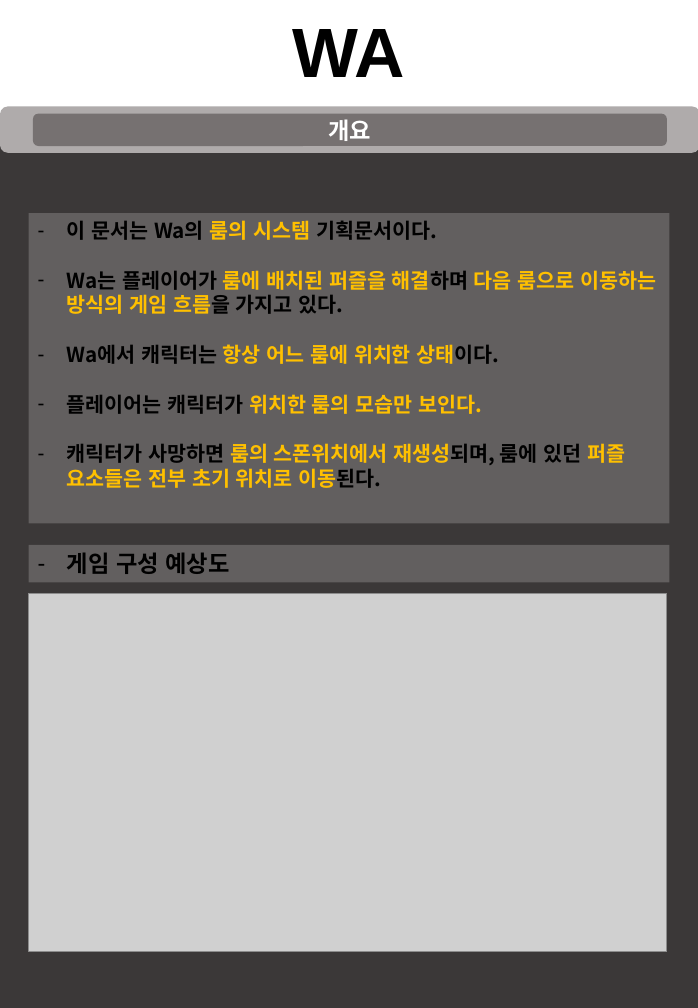
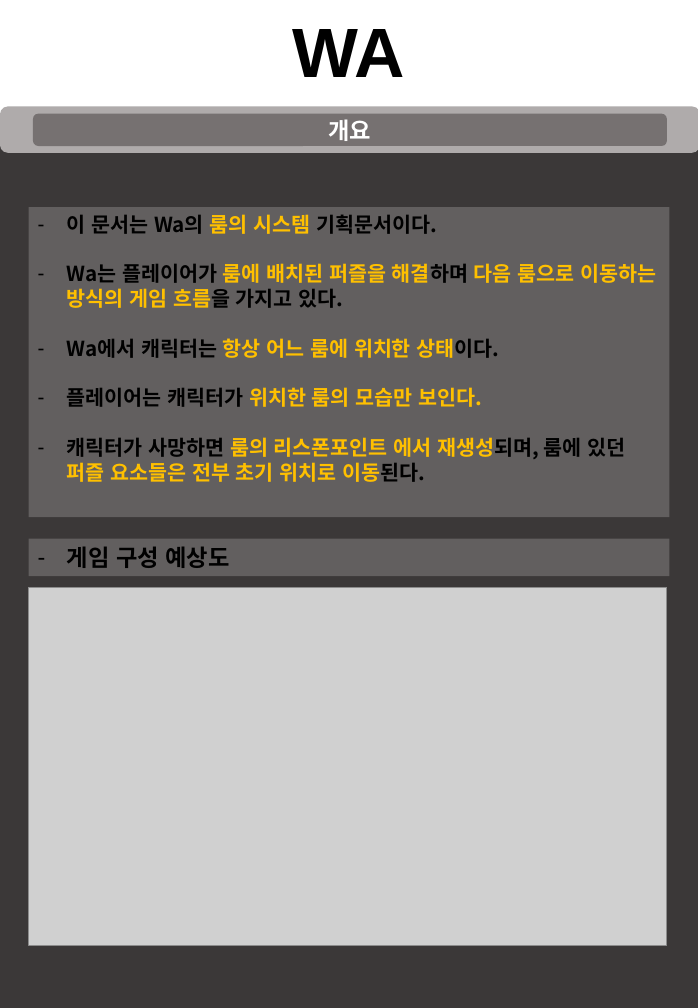
Before and after one commit to taeseongeom/WA, a slide deck: slide 3 of 기획서/신버전/룸 시스템.pptx. Drawn at 698x1008 pixels with LibreOffice and Linux fonts; fonts in the diff are those of the drawing; grey boxes stand for pictures. Boxes give left, top, right and bottom in pixels: in the first picture for what was removed or moved away, otherwise in the second. Text is boxed around its words. In the diff, an @@ line names an element or a change of style, - is before the commit and + after.

```diff
--- a/기획서/신버전/룸 시스템.pptx
+++ b/기획서/신버전/룸 시스템.pptx
@@ 2 rectangles, 1 picture: place and size @@
-2 rectangles, 1 picture at [29, 213, 670, 952]
+2 rectangles, 1 picture at [29, 208, 670, 946]
@@ text in rectangle at [67, 437, 625, 482]: text changed @@
-– 캐릭터가 사망하면 룸의 스폰위치에서 재생성되며, 룸에 있던 퍼즐 요소들은 전부 초기 위치로 이동된다.
+– 캐릭터가 사망하면 룸의 리스폰포인트 에서 재생성되며, 룸에 있던 퍼즐 요소들은 전부 초기 위치로 이동된다.
```
Also in this commit, not shown: 1 other slide changed, 2 slides added, 1 other file.
